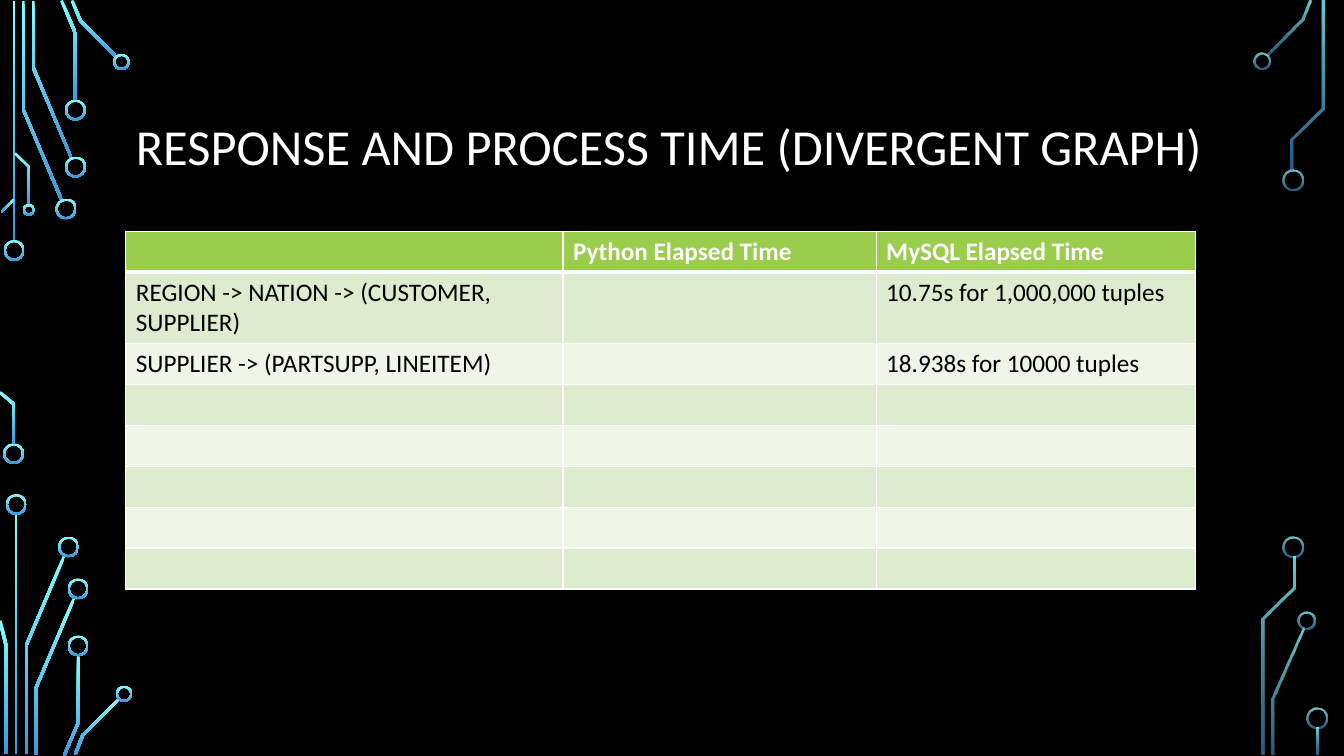
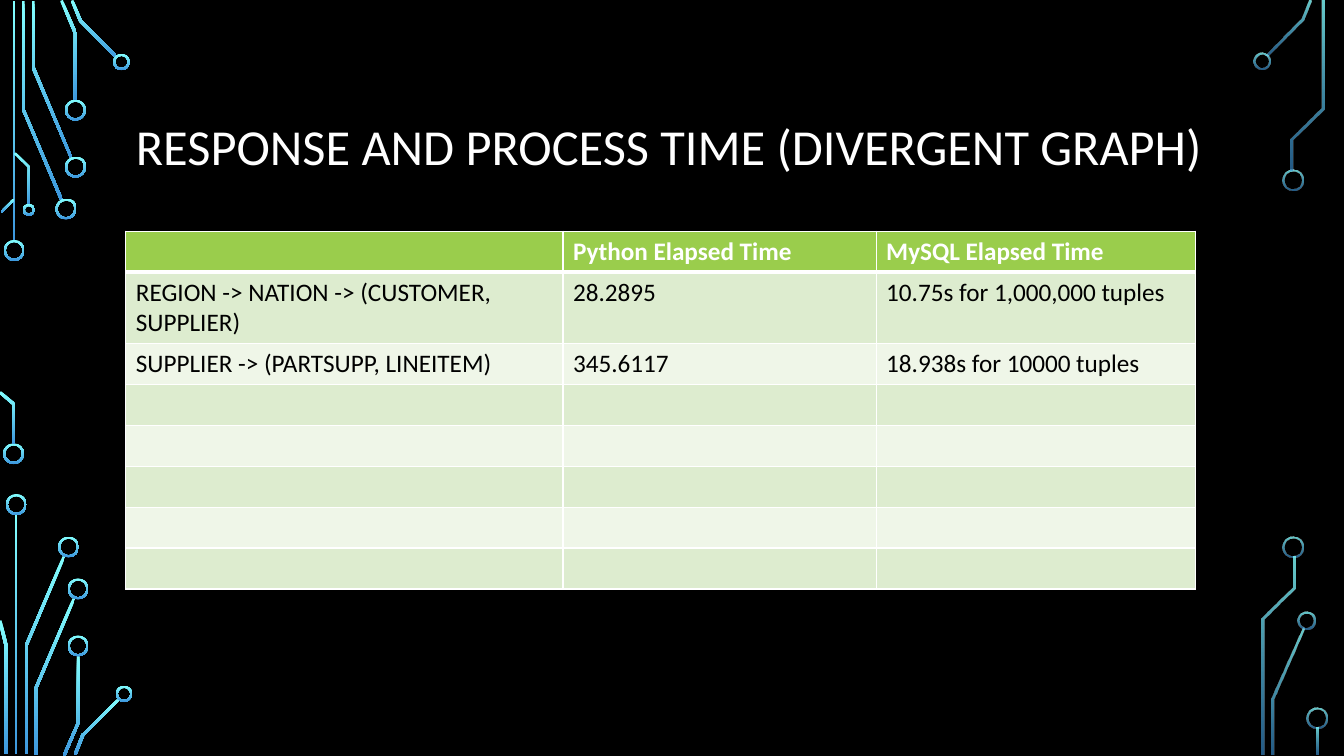
Before and after one commit to avinashsp93/multiwayjoin, a slide deck: slide 16 of MultiWayJoin.pptx. Drawn at 1344x756 pixels with LibreOffice and Linux fonts; fonts in the diff are those of the drawing; background and template pictures are left out. Boxes give left, top, right and bottom in pixels: in the first picture for what was removed or moved away, otherwise in the second. Text is boxed around its words. In the diff, an @@ line names an element or a change of style, - is before the commit and + after.

```diff
--- a/MultiWayJoin.pptx
+++ b/MultiWayJoin.pptx
@@ table at [126,231,1197,588] @@
-row 2, column 2: 
+row 2, column 2: 28.2895
-row 3, column 2: 
+row 3, column 2: 345.6117
```
Also in this commit, not shown: 2 other slides changed, 2 other files.
